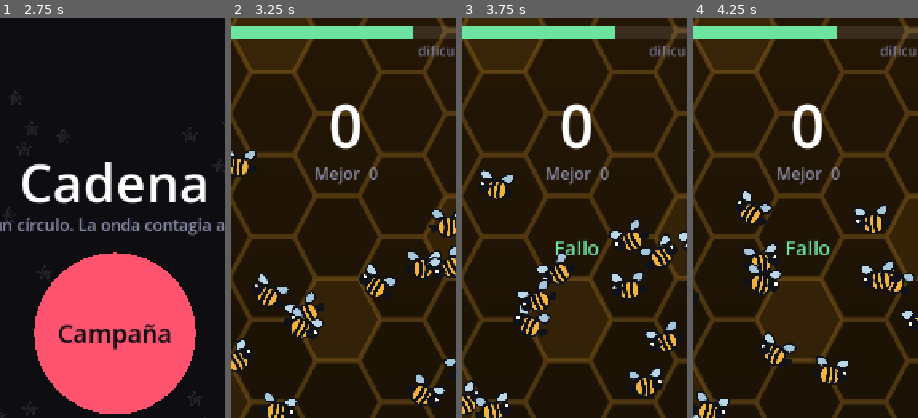
Above: before the commit, frames 1-4 (left to right).
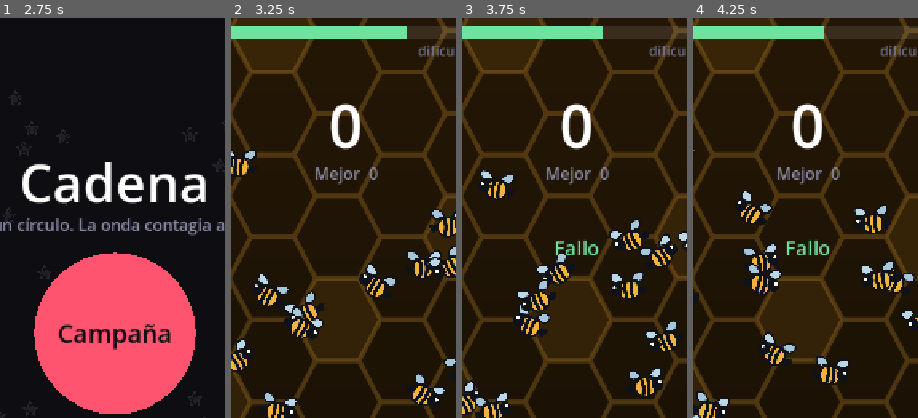
Above: after the commit, the same moments.

Repository: DanyDanny7/yesca
Game: Godot game, scene res://main.tscn
Two runs of this game, one before a commit and one after it. Both use one fixed random seed, a clock stepped at 60 frames per second and the inputs below. Sound files missing from this copy of the repository are replaced by a short silence.
Inputs (mouse positions are % of the whole screen's width and height, from its top left):
- Up to frame 1 (2.75 s): move the mouse to (72, 45) at 0.52 s; click (72, 45) at 0.67 s; move the mouse to (30, 55) at 1.27 s; click (30, 55) at 1.42 s; move the mouse to (60, 28) at 2.02 s; click (60, 28) at 2.17 s
- Up to frame 2 (3.25 s): move the mouse to (45, 70) at 2.77 s; click (45, 70) at 2.92 s
- Up to frame 3 (3.75 s): move the mouse to (80, 65) at 3.52 s; click (80, 65) at 3.67 s
- Up to frame 4 (4.25 s): no input
The pictures show only the part of the screen within x 24-74%, y 3-53%; the shares and areas given below are measured in that part.

Frame 1 is identical in both runs. In frame 2, less than 0.1% of the frame differs, in the area x 78-81%, y 2-6%; in frame 3, 0.2%; in frame 4, 0.2%, in the area x 58-64%, y 2-6%.

Commit message:
El reloj corre en READY, y los proyectiles caen tres veces mas rapido
EL RELOJ EN READY. Esperar a que se junten es una jugada legitima, pero con
el reloj parado la pantalla de "toca para empezar" regalaba una espera
infinita: bastaba con mirar hasta que se formara el grupo perfecto y abrir
con una cascada enorme, gratis. Justo lo contrario de lo que el juego premia
una vez dentro. Ahora esperar cuesta lo mismo fuera que dentro, y como dentro
ademas se puede recuperar tiempo atrapando, esperar pasa a ser estrictamente
peor. Medido: 14,3 s de margen en el nivel 1, 8,1 s en el escalon 5.

Reloj y mundo van juntos: en los biomas de defensa, donde el mundo espera al
primer toque, el reloj espera con el. Cobrar por una espera en la que no hay
nada que mirar ni que hacer seria una trampa, no una decision.

LA CAIDA. Los proyectiles tardaban entre 9,6 y 21 segundos, y a esa velocidad
se leian como adorno de fondo. Asedio 0.5 -> 1.25 y meteoros 0.2 -> 1.0, que
dan una caida media de unos seis segundos en los dos.

Consecuencia directa: una partida abandonada muere a los 5-6 s en vez de a
los 12. Es el mismo numero visto desde el otro lado, y por eso encaja con que
el mundo espere congelado hasta el primer toque.

Y el coste de impacto en sin fin baja de 6 a 3 segundos: con caidas rapidas
entran varios seguidos antes de poder responder, y a 6 s cada uno la barra se
vaciaba en cadena.

EL INSTRUMENTO ESTABA ROTO. Al medir el balance el jugador bueno puntuaba
MENOS que el descuidado, y la causa no era el juego: el perfil "bueno" del
simulador espera a ver seis juntos, y en un bioma de defensa eso es jugar
mal. Estaba midiendo con una regla que no sabe jugar a lo que acabamos de
cambiar. Ahora el perfil toca lo que esta a punto de llegar abajo, y con eso
la separacion vuelve a 2,5x con el bueno sobreviviendo 3 de 4 partidas.

Co-Authored-By: Claude Opus 5 <noreply@anthropic.com>

Diff:
--- a/scripts/main.gd
+++ b/scripts/main.gd
@@ -160,7 +160,13 @@
 ## En la campaña un impacto acaba la partida; aquí solo muerde. Tiene que doler
 ## lo bastante para que defender siga importando, sin borrar de un golpe una
 ## partida de tres minutos.
-@export var coste_impacto: float = 6.0
+##
+## Bajó de 6 a 3 al acelerar los proyectiles. Con caídas de seis segundos entran
+## varios impactos seguidos antes de que dé tiempo a reaccionar, y a 6 s cada uno
+## la barra se vaciaba en cadena: medido, el jugador que sabe esperar moría a los
+## 6 s y puntuaba menos que el que toca al azar. Un castigo que se acumula más
+## rápido de lo que se puede responder no enseña nada, solo mata.
+@export var coste_impacto: float = 3.0
 ## Cada cuántos escalones cambia de bioma la partida sin fin.
 @export var escalones_por_bioma: int = 2
 ## Cuánto tarda el barrido en cruzar la pantalla.
@@ -563,7 +569,17 @@
 	# larga regalaba tiempo y la supervivencia del jugador descuidado subía de
 	# 98 s a 135 s. Sesenta milisegundos de desagüe son imperceptibles; el regalo
 	# no lo era.
-	if _state == State.PLAYING:
+	# El reloj corre también en READY, antes del primer toque.
+	#
+	# Esperar a que se junten es una jugada legítima y el juego la premia... pero
+	# solo si se paga. Con el reloj parado, la pantalla de "toca para empezar"
+	# regalaba una espera infinita: bastaba con quedarse mirando hasta que se
+	# formara el grupo perfecto y abrir con una cascada enorme, gratis. Justo lo
+	# contrario de lo que el juego premia una vez dentro.
+	#
+	# Ahora esperar cuesta lo mismo fuera que dentro, y como dentro además se
+	# puede recuperar tiempo atrapando, esperar pasa a ser estrictamente peor.
+	if _reloj_corriendo():
 		_elapsed += delta
 		_time_left -= delta * _drain_rate()
 
@@ -595,7 +611,10 @@
 
 	_actualizar_anticipacion()
 
-	if _state == State.PLAYING and _final_pendiente < 0:
+	# READY entra aquí por lo mismo que en el reloj: si la barra puede vaciarse
+	# esperando, vaciarse tiene que significar algo. Si no, la espera volvería a
+	# ser gratis en cuanto llegara a cero.
+	if _reloj_corriendo() and _final_pendiente < 0:
 		# La victoria se comprueba ANTES que la derrota: si el último eslabón de
 		# una cascada cumple el objetivo justo cuando la barra llega a cero,
 		# ganas. Es lo justo y además es un final memorable.
@@ -2138,6 +2157,18 @@
 ## significaría perder sin haber tocado nada, que es peor fallo que el que se
 ## está arreglando. Y encaja con el reloj, que tampoco corre hasta que se empieza:
 ## en defensa, la amenaza ES el reloj.
+## Si el reloj está corriendo. Va de la mano de que el mundo se mueva.
+##
+## READY cuenta como partida en marcha: el campo se mueve, así que el reloj
+## también corre y la barra vacía mata igual. En un bioma de defensa, donde el
+## mundo espera al primer toque, el reloj espera con él: cobrar por una espera en
+## la que no hay nada que mirar ni que hacer sería una trampa, no una decisión.
+func _reloj_corriendo() -> bool:
+	if _state == State.PLAYING:
+		return true
+	return _state == State.READY and not _defensa_sin_empezar()
+
+
 func _defensa_sin_empezar() -> bool:
 	return _es_defensa() and _state != State.PLAYING
 
--- a/scripts/niveles.gd
+++ b/scripts/niveles.gd
@@ -317,23 +317,24 @@
 		"telon": Fondo.Tipo.ESTELAS,
 		"banda": Fondo.Tipo.HORIZONTE_ROTO, "banda_color": "ff7a3c",
 		"forma": Dot.Forma.MISIL,
-		# Caen más despacio pero salen mucho más seguido: la amenaza no es la
-		# velocidad de cada proyectil sino cuántos hay bajando a la vez.
+		# Caen RÁPIDO: un proyectil tarda unos seis segundos en llegar abajo.
+		# Lentos se leían como un adorno de fondo, no como una amenaza, y la
+		# tensión de un bioma de defensa está en el poco tiempo que tienes para
+		# reaccionar a cada uno, no en cuántos hay.
 		# El reloj pasa a segundo plano: aquí la amenaza es la ciudad, no la barra.
 		# Con el desagüe normal se perdía por tiempo a los 11 s mientras los
 		# proyectiles tardaban 21 s en llegar abajo, así que la mecánica del
 		# bioma no llegaba ni a entrar en juego.
-		"vel_mult": 0.5, "respawn_mult": 1.2, "targets": 10, "drain_mult": 0.45,
+		"vel_mult": 1.25, "respawn_mult": 1.2, "targets": 10, "drain_mult": 0.45,
 		# Si uno llega abajo, revienta en la ciudad y se acabó la partida.
 		"defender": true,
 		"fondo": "140809", "punto": "ffd9cc", "onda": "ff4530", "radio": 9.0},
 	"Lluvia de meteoros": {
 		"telon": Fondo.Tipo.ESTRELLAS, "marco": Fondo.Marco.PLANETA,
 		"forma": Dot.Forma.METEORO,
-		# Entran despacio y van acelerando solos, así que el multiplicador de
-		# velocidad es bajo a propósito: lo que aprieta es el tiempo que llevan
-		# cayendo, no con qué rapidez salieron.
-		"vel_mult": 0.2, "respawn_mult": 1.1, "targets": 12, "drain_mult": 0.45,
+		# Entran rápido y encima aceleran: el recorrido largo, de la esquina de
+		# arriba al planeta, se hace en unos seis segundos.
+		"vel_mult": 1.0, "respawn_mult": 1.1, "targets": 12, "drain_mult": 0.45,
 		# La derrota no es una franja abajo como en el asedio sino el disco del
 		# planeta, que está en una esquina. Por eso lleva su propia clave.
 		"defender": true, "defensa": "planeta",
--- a/tools/simulacion.gd
+++ b/tools/simulacion.gd
@@ -117,12 +117,45 @@
 			return d.position + Vector2.from_angle(randf() * TAU) * (main.tap_tolerance * 2.0)
 		return d.position
 
+	# En un bioma de defensa, esperar a que se junten es JUGAR MAL: lo que
+	# decide la partida no es la cadena sino lo que está a punto de llegar
+	# abajo. Un perfil "bueno" que no sepa esto no mide al jugador bueno, mide
+	# a uno que no ha entendido el bioma —y con los proyectiles acelerados
+	# puntuaba menos que el que toca al azar, lo que hacía inservible la
+	# comparación entera.
+	if bool(main._paleta.get("defender", false)):
+		return _mas_urgente(main)
+
 	var mejor = _mejor_cluster(main)
 	if mejor == null:
 		return null
 	if mejor[1] >= CLUSTER_MINIMO or apurado:
 		return mejor[0]
 	return null
+
+
+## El proyectil que va a llegar antes a lo que hay que defender.
+##
+## Se toca cuando ya está cerca y no antes: reventarlos nada más salir gasta
+## tiempo de barra en algo que todavía no amenazaba.
+func _mas_urgente(main):
+	var pantalla: Vector2 = main.get_viewport_rect().size
+	var al_planeta: bool = str(main._paleta.get("defensa", "suelo")) == "planeta"
+	var centro: Vector2 = main._fondo.planeta_centro(pantalla)
+	var radio: float = main._fondo.planeta_radio(pantalla)
+	var suelo: float = pantalla.y - main._fondo.altura_ciudad(pantalla, 150.0)
+	var peor = null
+	var menos := 1e9
+	for d in main._dots:
+		var falta: float = (d.position.distance_to(centro) - radio) if al_planeta 				else (suelo - d.position.y)
+		if falta < menos:
+			menos = falta
+			peor = d
+	if peor == null:
+		return null
+	# Umbral en fracción de pantalla, no en píxeles: así vale igual en el
+	# viewport cuadrado de headless que en un teléfono.
+	return peor.position if menos < pantalla.y * 0.45 else null
 
 
 ## El círculo con más vecinos dentro de su radio de detonación, que es el que
Not shown, changed: contexto/14-catalogo-de-biomas.md
